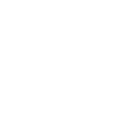
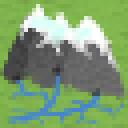
Layers edited between the first and the second 128×128 image:
removed layer "Bockground" over bbox(0, 0, 128, 128)
added layer "Snow" above "holes" over bbox(20, 4, 120, 72)
added layer "holes" above "river" over bbox(12, 64, 100, 96)
added layer "river" above "noise" over bbox(8, 72, 124, 128)
added layer "noise" (subtract, 84%) above "water" over bbox(0, 0, 128, 128)
added layer "mountain" above "Foundation" over bbox(0, 12, 128, 100)
added layer "Foundation" over bbox(0, 0, 128, 128)
